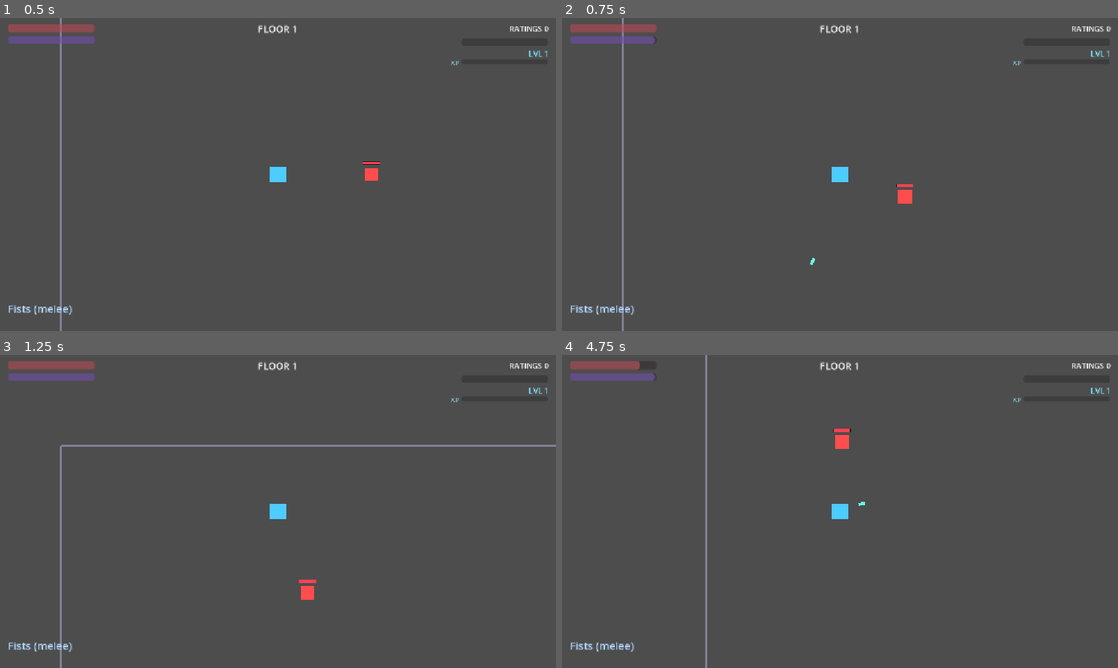
Above: before the commit, frames 1-4 (two rows, left to right).
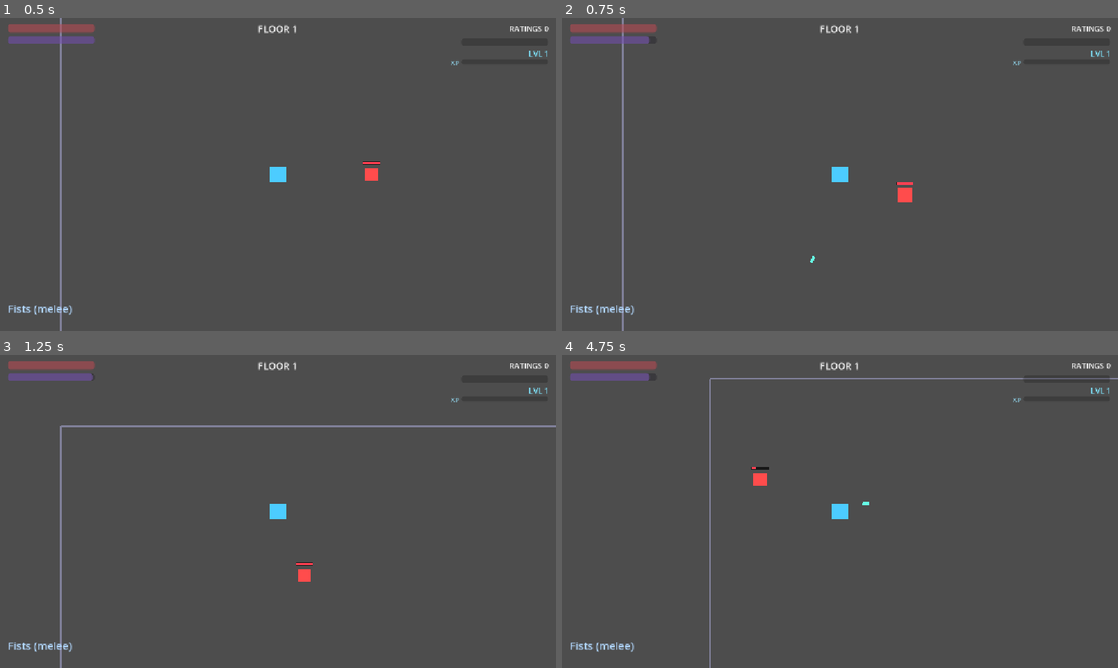
Above: after the commit, the same moments.

Repository: nderman/dungeon-grinder-cal
Game: Godot game, scene res://Main.tscn
The game is run twice, just before and just after one commit, with the same random seed, the same clock (stepped at 60 frames per second) and the same inputs. This scene is started directly instead of the project's main scene.
Inputs (mouse positions are in pixels of both pictures, inside the frame that each line leads up to):
- Up to frame 1 (0.5 s): no input
- Up to frame 2 (0.75 s): tap Enter (ui_accept) at 0.5 s; move the mouse to (812, 237) at 0.52 s; hold W (move_up) from 0.53 s (still down); hold Q (nano) from 0.53 s (still down)
- Up to frame 3 (1.25 s): keep holding W (move_up); keep holding Q (nano); tap Enter (ui_accept) at 0.77 s
- Up to frame 4 (4.75 s): move the mouse to (1006, 558) at 1.27 s; release Q (nano) at 1.28 s; tap Down (aim_down) at 1.35 s; tap Enter (ui_accept) at 1.52, 3.02, 3.77, 4.52 s; tap Q (nano) at 1.55, 3.05, 4.55 s; move the mouse to (673, 464) at 2.02 s; release W (move_up) at 2.03 s; hold Q (nano) 2.03-2.78 s; hold A (move_left) 2.03-3.53 s; tap Left (aim_left) at 2.1 s; move the mouse to (867, 511) at 2.77 s; tap Right (aim_right) at 2.85 s; move the mouse to (756, 433) at 3.52 s; hold S (move_down) 3.53-4.28 s; hold Q (nano) 3.53-4.28 s; tap Up (aim_up) at 3.6 s; move the mouse to (962, 495) at 4.27 s; hold D (move_right) from 4.28 s (still down); tap Space (dash) at 4.35 s

Frame 1 is identical in both runs. In frame 2, 0.1% of the frame differs, in the area x 15-64%, y 5-79%; in frame 3, 1.5%, in the area x 10-100%, y 5-79%; in frame 4, 1.3%.

Commit message:
Fix high-INT free-mana exploit from the rescale; refresh stale stat docs
Shipit review of the stat rescale (5d05b96) caught the rescale's signature risk:
- Nano spell cost = mana_cost * (1 - INT*0.025) hit ZERO at INT 40 and went NEGATIVE
  beyond. Since deep INT climbs past 40, consume_mana(negative) would ADD mana (free-mana
  exploit). Floored the discount (max(0.1, ...)) so cost stays positive, and clamped
  current_mana in consume_mana for defense.
- Refreshed stale base-10 comments/defaults missed by the rescale: Player fallback stats
  10→4, RaceData/ManaComponent/HealthComponent/NanoMagicLibrary doc headers.

Co-Authored-By: Claude Opus 4.7 (1M context) <noreply@anthropic.com>

Diff:
--- a/game-client/components/HealthComponent.gd
+++ b/game-client/components/HealthComponent.gd
@@ -1,7 +1,6 @@
 # HealthComponent.gd
-# The "Small Pool" heart system + permadeath ("Cancelled") state.
-# Hearts are stored as float to support half-heart weapon/spell damage (0.5, 1.5).
-# 1 heart per 5 CON is computed by the Player and passed to initialize_health().
+# Continuous HP pool + permadeath ("Cancelled") state. (Vars named *_hearts for history; they're
+# HP now.) The Player passes HP = CON×10 to initialize_health(); enemies set configured_hearts.
 extends Node2D
 class_name HealthComponent
 
--- a/game-client/components/ManaComponent.gd
+++ b/game-client/components/ManaComponent.gd
@@ -1,7 +1,7 @@
 # ManaComponent.gd
 # Passive energy pool for universal Nano-Magic. INT drives both depth and refill rate.
-#   max_mana = INT * 5     (10 INT = 50)
-#   regen    = base * (1 + INT * 0.02)
+#   max_mana = INT * 12    (DCC scale: INT 4 ≈ 48)
+#   regen    = base * (1 + INT * 0.05)
 extends Node2D
 class_name ManaComponent
 
@@ -34,7 +34,7 @@
 
 func consume_mana(amount: float) -> bool:
 	if current_mana >= amount:
-		current_mana -= amount
+		current_mana = clampf(current_mana - amount, 0.0, max_mana)   # clamp guards against a negative cost adding/overflowing mana
 		SignalBus.mana_updated.emit(current_mana, max_mana)
 		return true
 	SignalBus.mana_depleted.emit()   # HUD glitch + Cal's snark
--- a/game-client/data/NanoMagicLibrary.gd
+++ b/game-client/data/NanoMagicLibrary.gd
@@ -1,8 +1,8 @@
 # NanoMagicLibrary.gd (Autoload)
 # Universal spell definitions. Any contestant can cast; INT scales impact.
-# Scaling (applied in Player.execute_nano_magic):
-#   damage = base_damage * (1 + INT * 0.05)
-#   cost   = mana_cost   * (1 - INT * 0.01)
+# Scaling (applied in Player.execute_nano_magic, DCC stat scale):
+#   damage = base_damage * (1 + INT * 0.125)
+#   cost   = mana_cost   * max(0.1, 1 - INT * 0.025)   # floored so high INT can't zero/negate cost
 extends Node
 
 const SPELLS := {
--- a/game-client/data/RaceData.gd
+++ b/game-client/data/RaceData.gd
@@ -1,5 +1,5 @@
 # RaceData.gd (Autoload)
-# Race stat modifiers (applied on top of MetaManager.BASE_STATS = 10 each) + passives.
+# Race stat modifiers (applied on top of MetaManager.BASE_STATS = 4 each, DCC scale) + passives.
 # Source: MVP Master Design — "Define the starting stats for the initial player races".
 extends Node
 
--- a/game-client/entities/player/Player.gd
+++ b/game-client/entities/player/Player.gd
@@ -6,7 +6,7 @@
 extends CharacterBody2D
 
 var base_speed: float = 300.0
-var current_stats: Dictionary = {"STR": 10, "DEX": 10, "INT": 10, "CON": 10, "CHA": 10}
+var current_stats: Dictionary = {"STR": 4, "DEX": 4, "INT": 4, "CON": 4, "CHA": 4}   # fallback (test bench); real stats come from GameManager
 
 @onready var health_comp: HealthComponent = $HealthComponent
 @onready var move_comp: MovementComponent = $MovementComponent
@@ -153,7 +153,8 @@
 		return
 	var spell: Dictionary = NanoMagicLibrary.SPELLS[spell_id]
 	var int_stat: int = int(current_stats["INT"])
-	var scaled_cost: float = spell["mana_cost"] * (1.0 - (int_stat * 0.025))
+	# Floor the discount so high INT can't drive cost to zero/negative (which would ADD mana).
+	var scaled_cost: float = spell["mana_cost"] * maxf(0.1, 1.0 - int_stat * 0.025)
 	if mana_comp.consume_mana(scaled_cost):
 		var scaled_damage: float = spell["damage"] * (1.0 + (int_stat * 0.125))
 		SignalBus.spell_cast.emit(spell["name"], global_position)
